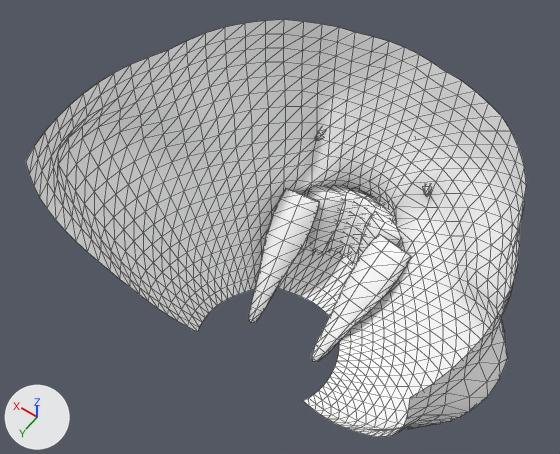
Before and after pictures for a commit that changed the glTF model modules/gamer-services/assets/avatars/v3/facial_beard.male.glb.
Rendered twice from a camera (50 mm lens) standing at (-0.193, 0.254, 1.992) and looking at (0.024, -0.049, 1.516). Every picture has the same lights, and +X, +Y and +Z are marked at lower left. The picture after the commit comes second. Mesh edges are drawn as thin lines. Vertices at exactly the same position are counted once.

Names of what the first picture shows: 'facial_beard'.
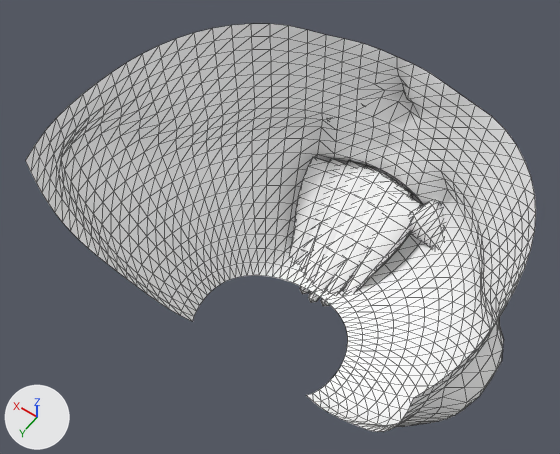
The change, as JSON lines over the scene's bpy script:
```json
{"block": "me_facial_beard", "where": "# used by ob_facial_beard; location = (0.0, 0.0, 0.0)"}
{"op": "remove", "block": "me_facial_beard", "code": "me_facial_beard.from_pydata(...)  # 1668 vertices, 3152 faces; spans x -0.174..0.174, y -0.18..0.069, z 1.405..1.62"}
{"op": "add", "block": "me_facial_beard", "code": "me_facial_beard.from_pydata(...)  # 1668 vertices, 3152 faces; spans x -0.17..0.17, y -0.192..0.068, z 1.411..1.619"}
{"block": "me_facial_beard", "change": "me_facial_beard part 1: the loose piece of 56 vertices spanning x -0.049..-0.011, y -0.143..-0.096, z 1.406..1.481 is multiplied about its middle by the matrix ((1.002, -0.037, -0.034), (0.079, 1.081, -0.683), (-0.001, 0.257, 1.161)), then moved by (0.002, -0.004, 0.005)"}
{"block": "me_facial_beard", "change": "me_facial_beard part 2: the loose piece of 56 vertices spanning x 0.011..0.049, y -0.143..-0.096, z 1.406..1.481 is multiplied about its middle by the matrix ((1.002, 0.037, 0.034), (-0.079, 1.081, -0.683), (0.001, 0.257, 1.161)), then moved by (-0.002, -0.004, 0.005)"}
{"block": "me_facial_beard", "change": "me_facial_beard part 3: the loose piece of 56 vertices spanning x 0.024..0.063, y -0.121..-0.017, z 1.405..1.484 is multiplied about its middle by the matrix ((0.995, 0.041, 0.067), (-0.024, 0.926, 0.135), (-0.082, -0.029, 0.952)), then moved by (-0.001, -0.048, 0.006)"}
{"block": "me_facial_beard", "change": "me_facial_beard part 4: 1276 of 1668 vertices moved; they spanned x -0.174..0.174, y -0.175..0.069, z 1.406..1.62 and now span x -0.17..0.17, y -0.187..0.068, z 1.411..1.619; mean shift (-0.001, -0.004, 0.009); largest move (-0.037, -0.019, 1.407) -> (-0.083, -0.142, 1.466)"}
{"block": "me_facial_beard", "change": "other edits to the shape of me_facial_beard do not show in these pictures"}
```

Pixel boxes (x1, y1, x2, y2) of what changed, in the pictures (560 x 454 px; the box of a moved part takes in the faces that stretch with it):
```json
{"object": "facial_beard", "change": "reshaped", "before": [26, 20, 526, 437], "after": [26, 24, 536, 432]}
{"part": 1, "of": "me_facial_beard", "change": "moved or reshaped", "before": [357, 211, 402, 260], "after": [343, 190, 423, 293]}
{"part": 2, "of": "me_facial_beard", "change": "moved or reshaped", "before": [307, 185, 345, 253], "after": [300, 158, 355, 269]}
{"part": 3, "of": "me_facial_beard", "change": "moved or reshaped", "before": [248, 188, 319, 323], "after": [289, 157, 338, 263]}
{"part": 4, "of": "me_facial_beard", "change": "moved or reshaped", "before": [26, 20, 526, 437], "after": [26, 24, 536, 432]}
```
